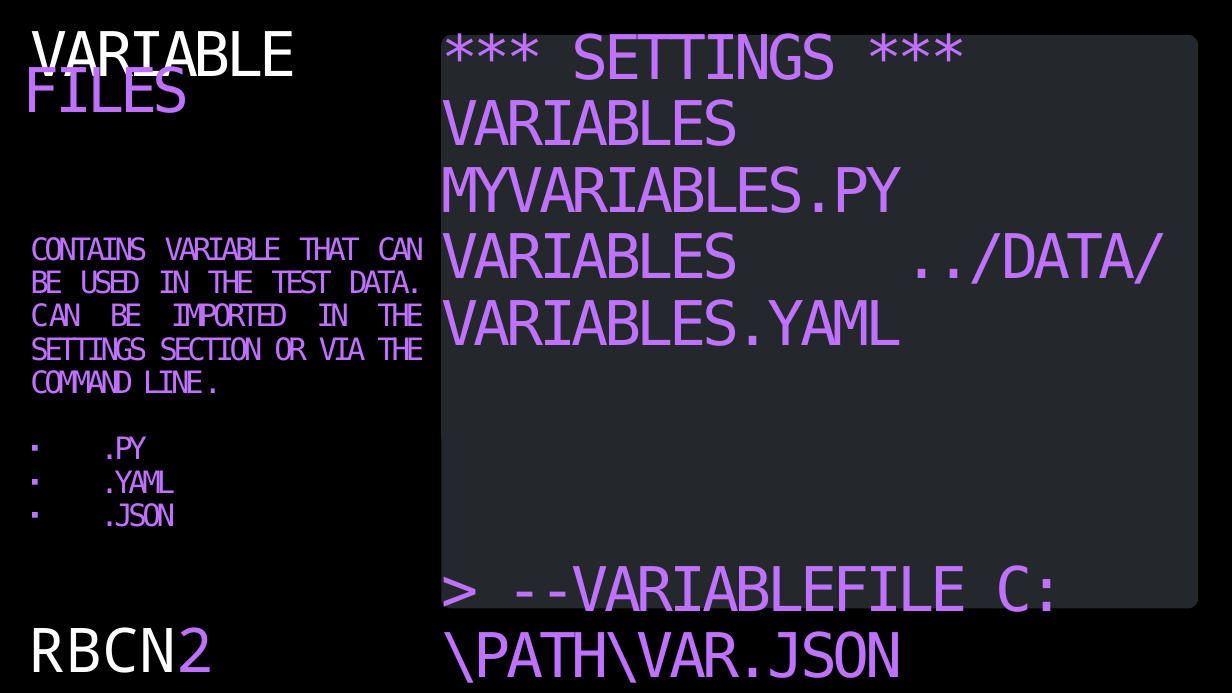
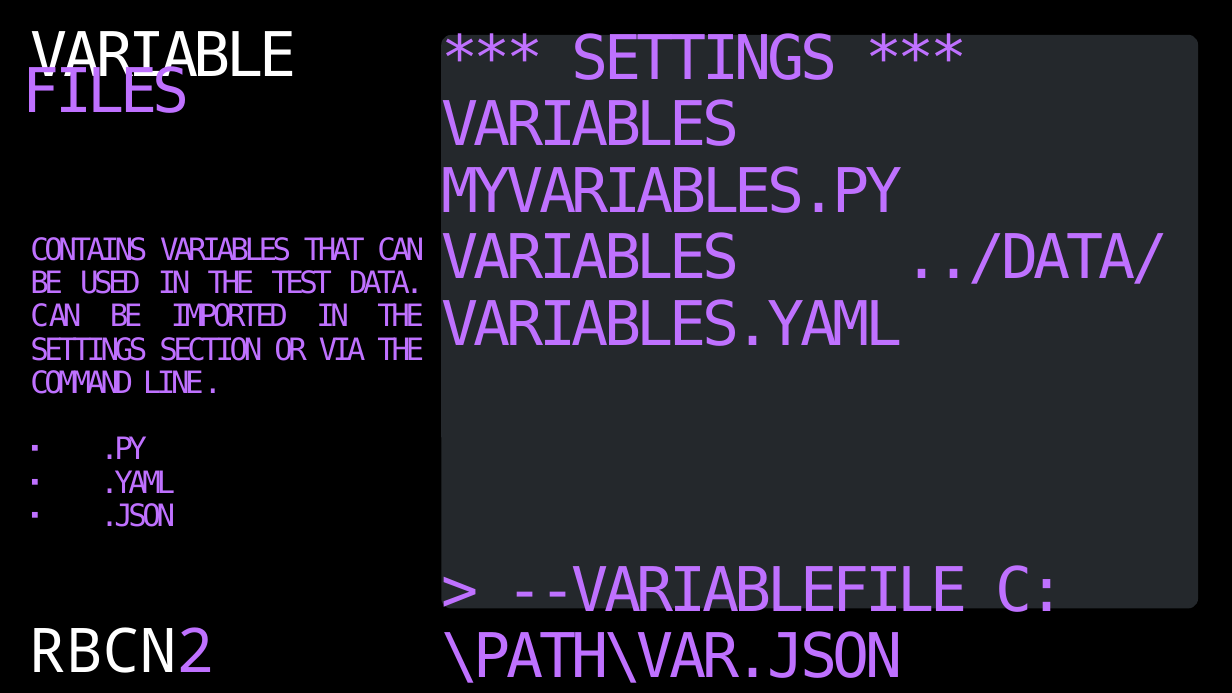
Before and after one commit to czyrski/robocon2024_unlocking_power, a slide deck: slide 15 of unlocking_power_of_robot_framework.pptx. Drawn at 1232x693 pixels with LibreOffice and Linux fonts; fonts in the diff are those of the drawing. Boxes give left, top, right and bottom in pixels: in the first picture for what was removed or moved away, otherwise in the second. Text is boxed around its words. In the diff, an @@ line names an element or a change of style, - is before the commit and + after.

Commit message:
updated presentation

```diff
--- a/unlocking_power_of_robot_framework.pptx
+++ b/unlocking_power_of_robot_framework.pptx
@@ text at bbox=[30, 237, 424, 394]: text changed @@
-CONTAINS VARIABLE THAT CAN BE USED IN THE TEST DATA. CAN BE IMPORTED IN THE SETTINGS SECTION OR VIA THE COMMAND LINE.
+CONTAINS VARIABLES THAT CAN BE USED IN THE TEST DATA. CAN BE IMPORTED IN THE SETTINGS SECTION OR VIA THE COMMAND LINE.
```
Also in this commit, not shown: 5 other slides changed.
